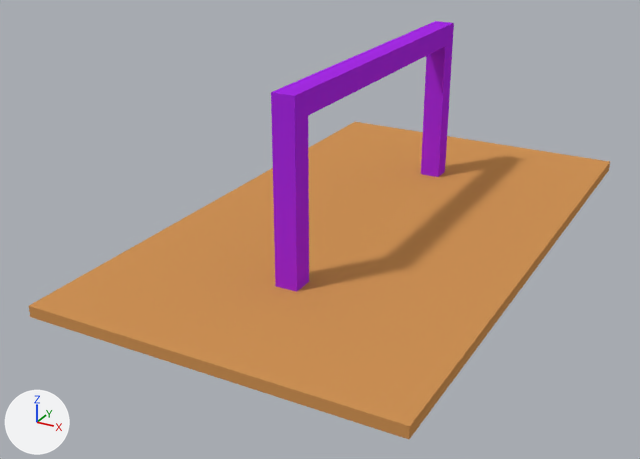
Before and after pictures for a commit that changed the Blender file catkin_ws/src/simulation/assets/robosub2022/bins/cover.blend.
The view is the same before and after, from a camera (50 mm lens) standing at (0.107, -0.268, 0.216) and looking at (-0.12, 0.145, 0.009). Lighting does not change. The marker at lower left points along +X, +Y and +Z.

Names of what the first picture shows: 'cover', 'handle'.
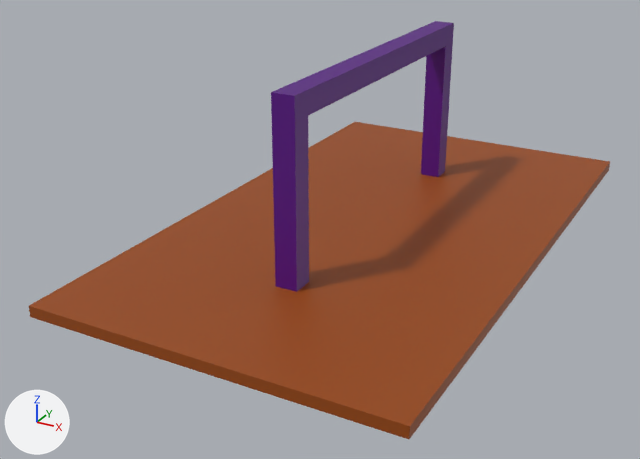
The newer file is also turned or shifted as a whole; pictures and numbers use the older file's frame.

Boxes [x1, y1, x2, y2] around the edits, measured in the pictures (640 x 459 px):
```json
{"object": "cover", "change": "recoloured", "before": [29, 122, 610, 439], "after": [29, 122, 610, 439], "on screen": "orange to brown"}
{"object": "handle", "change": "recoloured", "before": [271, 21, 454, 292], "after": [271, 21, 454, 292]}
```

Edits to the scene script, one JSON object a line:
```json
{"op": "add", "block": "mat_orange_metal", "code": ["mat_orange_metal = principled_material('orange_metal')", "mat_orange_metal.base_color = (0.319, 0.0647, 0.00158)  # brown #994805"]}
{"op": "add", "block": "mat_purple_pvc", "code": ["mat_purple_pvc = principled_material('purple_pvc')", "mat_purple_pvc.base_color = (0.0958, 0.000855, 0.233)  # purple #570385"]}
{"block": "me_cover_001", "where": "me_cover_001.from_pydata(...)  # 16 vertices, 14 faces; spans x -0.062..-0.054, y 0.058..0.214, z 0.004..0.062"}
{"op": "remove", "block": "me_cover_001", "code": "me_cover_001.materials.append(mat_purple)  # purple #a72ce7"}
{"op": "add", "block": "me_cover_001", "code": "me_cover_001.materials.append(mat_purple_pvc)  # purple #570385"}
{"block": "me_cover", "where": "me_cover.from_pydata(...)  # 8 vertices, 6 faces; spans x -0.116..0.0, y 0.0..0.272, z 0.0..0.004"}
{"op": "remove", "block": "me_cover", "code": "me_cover.materials.append(mat_orange)  # orange #d19457"}
{"op": "add", "block": "me_cover", "code": "me_cover.materials.append(mat_orange_metal)  # brown #994805"}
```
